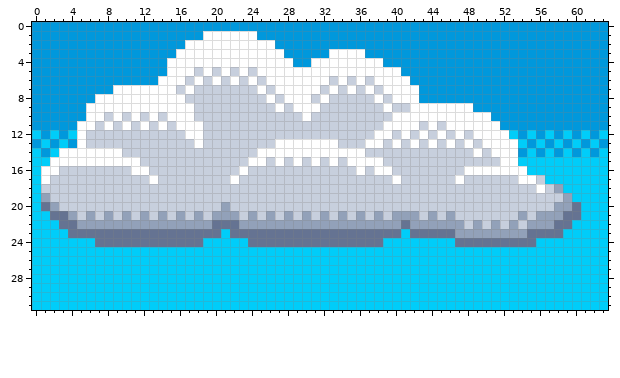
One commit to this pixel-art sprite: themes/64x32/weather/03d.png. The picture above was drawn from the file before the commit.
The file is 64x32 pixels.
The same view after the edit:
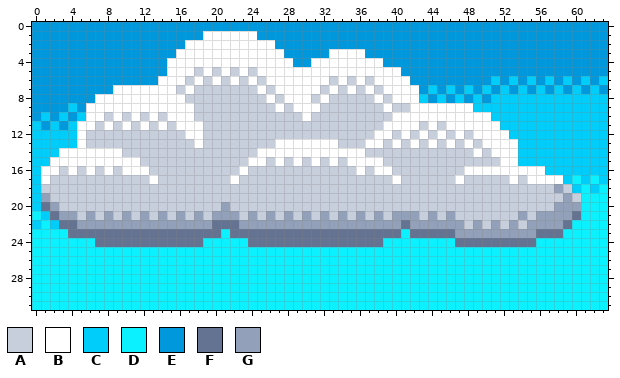
Palette (. is transparent): A #c7cfdd  B #ffffff  C #00cdf9  D #0cf1ff  E #0098dc  F #657392  G #92a1b9
Diff:
Changed rows in their new state; - is an unchanged pixel.
first column x 0:
 6 ---------------------------------------------------C-C-C-C-C-C-C
 7 --------------------------------------------C-C-C-C-C-C-C-C-C-C-
 8 -------------------------------------------C-C-C-C-CCCCCCCCCCCCC
 9 ----C--------------------------------------------CCCCCCCCCCCCCCC
10 -C-C-C---------------------------------------------CCCCCCCCCCCCC
11 C-C-C-----------------------------------------------CCCCCCCCCCCC
12 -C-C--------------------------------------------------C-C-C-C-C-
13 C-C-C--------------------------------------------------C-C-C-C-C
14 -C----------------------------------------------------C-C-C-C-C-
16 ----B-B-B-B--------------------------------------------BB-------
17 -----------------------------------------------------BA-BBB-D-D-
18 --------------------------------------------------------A--A-D-D
19 ------------------------------------------------------------ADDD
20 ------------------------------------------------------------GDDD
21 D--G-------------------------------------------------------G-DDD
22 -D--------------------------------------------------------G-DDDD
23 DDDD-----------------D-------------------D-------------G---DDDDD
24 DDDDDDD------------DDDDD---------------DDDDDDDD---------DDDDDDDD
25 DDDDDDDDDDDDDDDDDDDDDDDDDDDDDDDDDDDDDDDDDDDDDDDDDDDDDDDDDDDDDDDD
26 DDDDDDDDDDDDDDDDDDDDDDDDDDDDDDDDDDDDDDDDDDDDDDDDDDDDDDDDDDDDDDDD
27 DDDDDDDDDDDDDDDDDDDDDDDDDDDDDDDDDDDDDDDDDDDDDDDDDDDDDDDDDDDDDDDD
28 DDDDDDDDDDDDDDDDDDDDDDDDDDDDDDDDDDDDDDDDDDDDDDDDDDDDDDDDDDDDDDDD
29 DDDDDDDDDDDDDDDDDDDDDDDDDDDDDDDDDDDDDDDDDDDDDDDDDDDDDDDDDDDDDDDD
30 DDDDDDDDDDDDDDDDDDDDDDDDDDDDDDDDDDDDDDDDDDDDDDDDDDDDDDDDDDDDDDDD
31 DDDDDDDDDDDDDDDDDDDDDDDDDDDDDDDDDDDDDDDDDDDDDDDDDDDDDDDDDDDDDDDD
Boxes around the changes in both pictures, in picture pixels (x1, y1, x2, y2):
changed: (32, 76, 608, 310)
